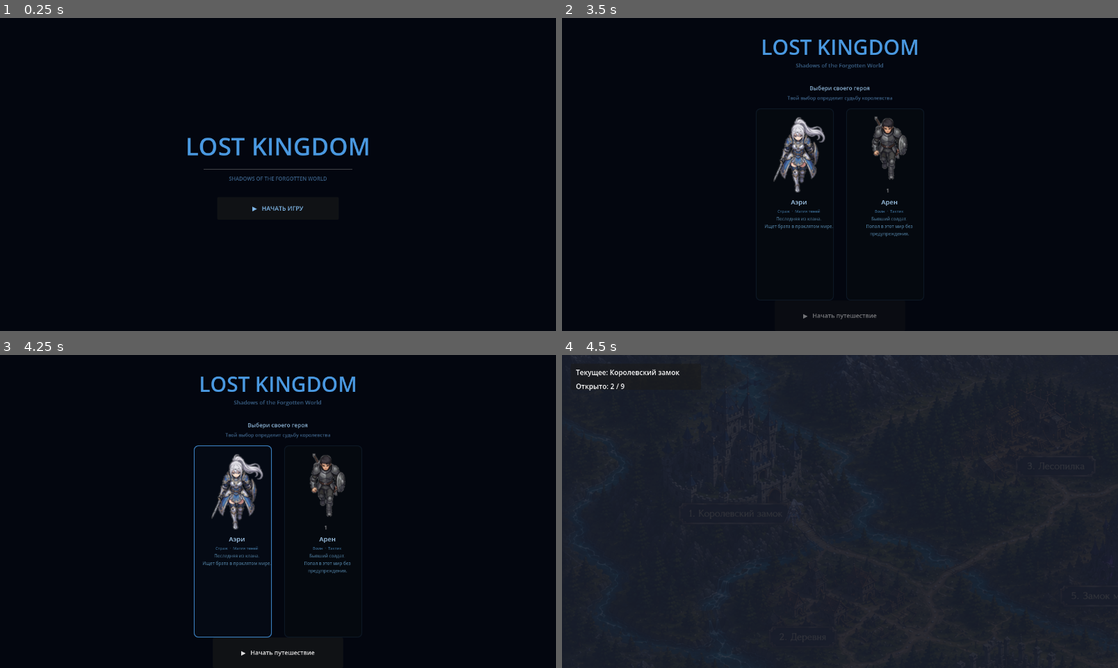
Above: before the commit, frames 1-4 (two rows, left to right).
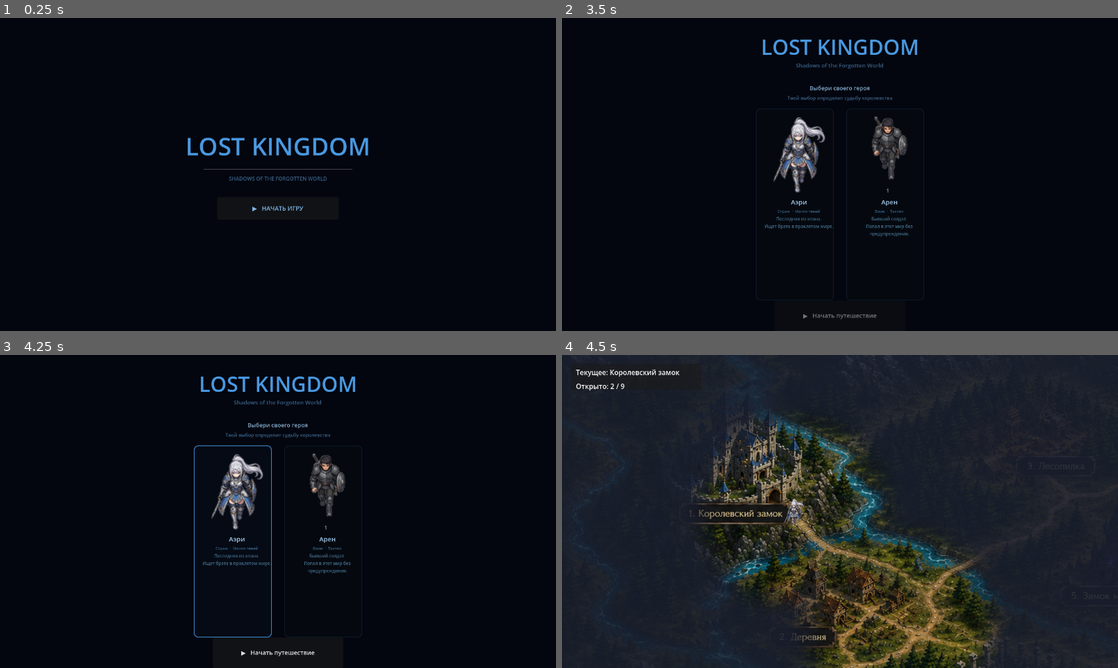
Above: after the commit, the same moments.

Repository: ikulikov99-tech/Lost-Kingdom
Game: Godot game, scene res://Splash.tscn
Same seed, same stepped clock (60 frames per second), same inputs: the game is played once before the commit and once after it.
Inputs (mouse positions are in pixels of both pictures, inside the frame that each line leads up to):
- Up to frame 1 (0.25 s): no input
- Up to frame 2 (3.5 s): click "▶ НАЧАТЬ ИГРУ" at 0.5 s; tap Enter at 1.25, 2.75 s; move the mouse to (962, 158) at 1.27 s; click (962, 158) at 1.42 s; tap Space at 2 s; move the mouse to (728, 190) at 2.02 s; click (728, 190) at 2.17 s; move the mouse to (895, 105) at 2.77 s; click (895, 105) at 2.92 s
- Up to frame 3 (4.25 s): tap Space at 3.5 s; move the mouse to (250, 574) at 3.52 s; click (250, 574) at 3.67 s
- Up to frame 4 (4.5 s): click "▶ Начать путешествие" at 4.25 s

Frames 1-3 are identical in both runs. In frame 4, 18% of the frame differs, in the area x 23-79%, y 19-100%.
Error before the commit: Parse Error: Cannot find member "xform" in base "Transform2D". (res://Main.gd:135)

Commit message:
fix: Transform2D * vector instead of .xform() (Godot 4)

Diff:
--- a/Main.gd
+++ b/Main.gd
@@ -132,7 +132,7 @@
 func _screen_center_world() -> Vector2:
 	var vp_size := get_viewport().get_visible_rect().size
 	var ct      := get_viewport().get_canvas_transform()
-	return ct.affine_inverse().xform(vp_size * 0.5)
+	return ct.affine_inverse() * (vp_size * 0.5)
 
 func _push_camera_to_fog() -> void:
 	var vp_size := get_viewport().get_visible_rect().size
